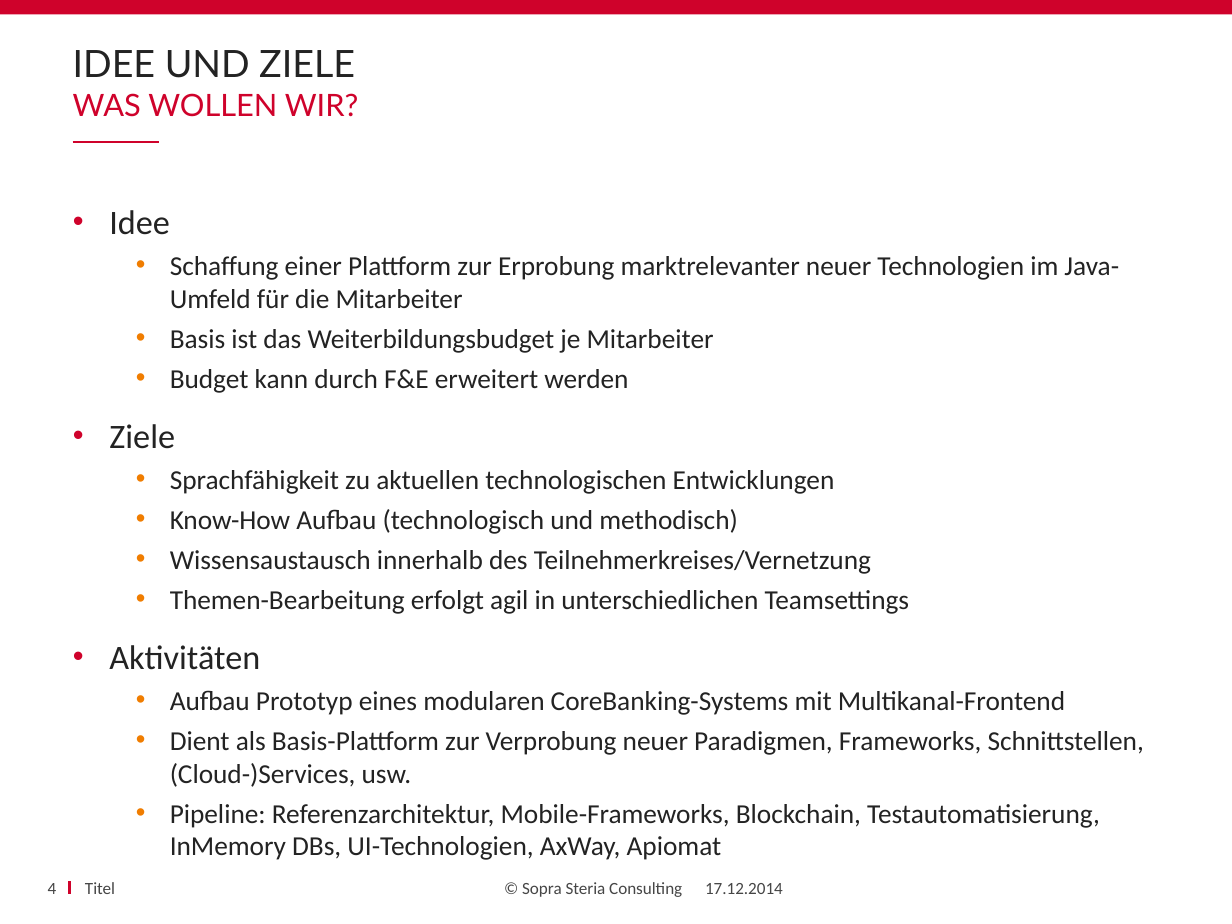
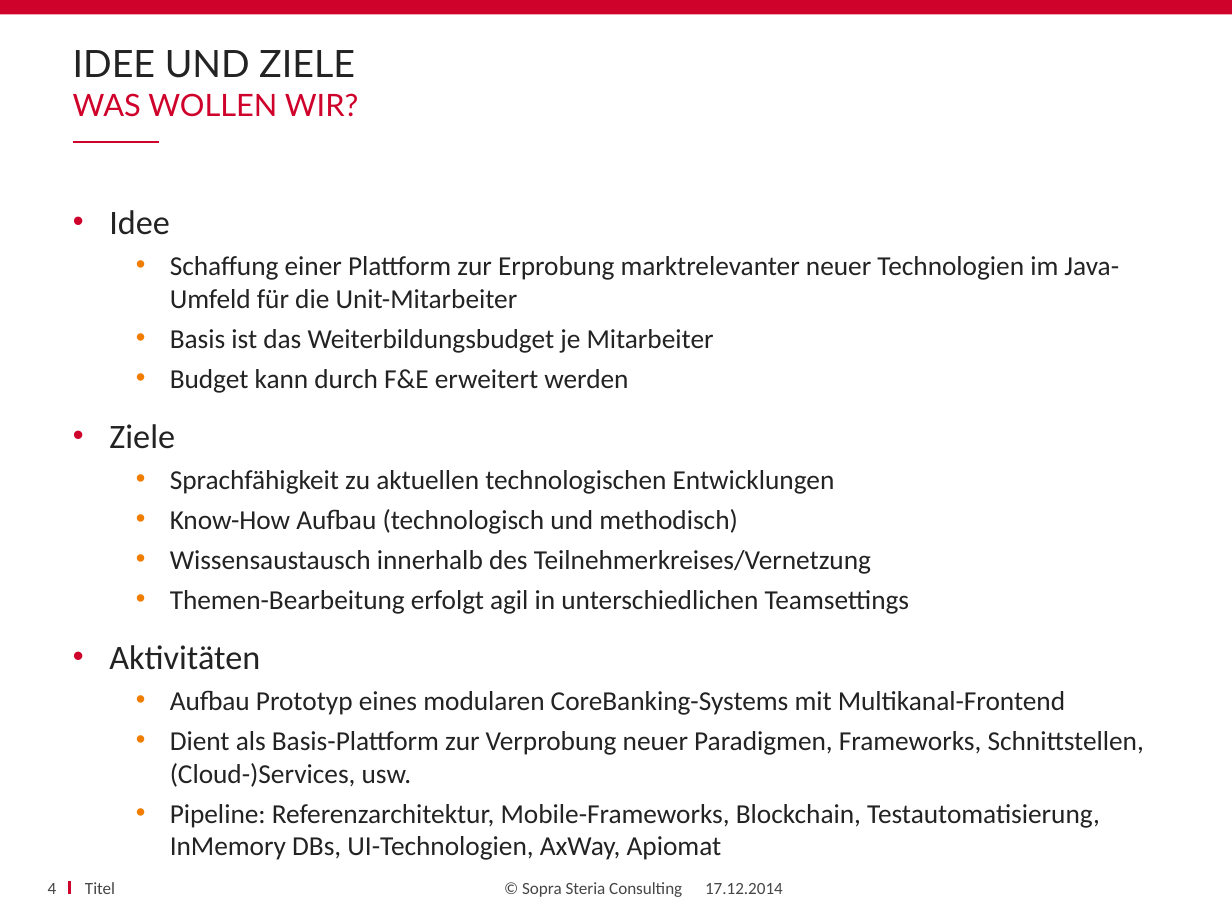
Before and after one commit to amueller0011stad/techupdate, a slide deck: slide 4 of TechUpdate_Status.pptx. Drawn at 1232x924 pixels with LibreOffice and Linux fonts; fonts in the diff are those of the drawing; background and template pictures are left out. Boxes give left, top, right and bottom in pixels: in the first picture for what was removed or moved away, otherwise in the second. Text is boxed around its words. In the diff, an @@ line names an element or a change of style, - is before the commit and + after.

```diff
--- a/TechUpdate_Status.pptx
+++ b/TechUpdate_Status.pptx
@@ text at box(170, 256, 1119, 308): text changed @@
-  • Schaffung einer Plattform zur Erprobung marktrelevanter neuer Technologien im Java-Umfeld für die Mitarbeiter
+  • Schaffung einer Plattform zur Erprobung marktrelevanter neuer Technologien im Java-Umfeld für die Unit-Mitarbeiter
```
Also in this commit, not shown: 2 other slides changed.
